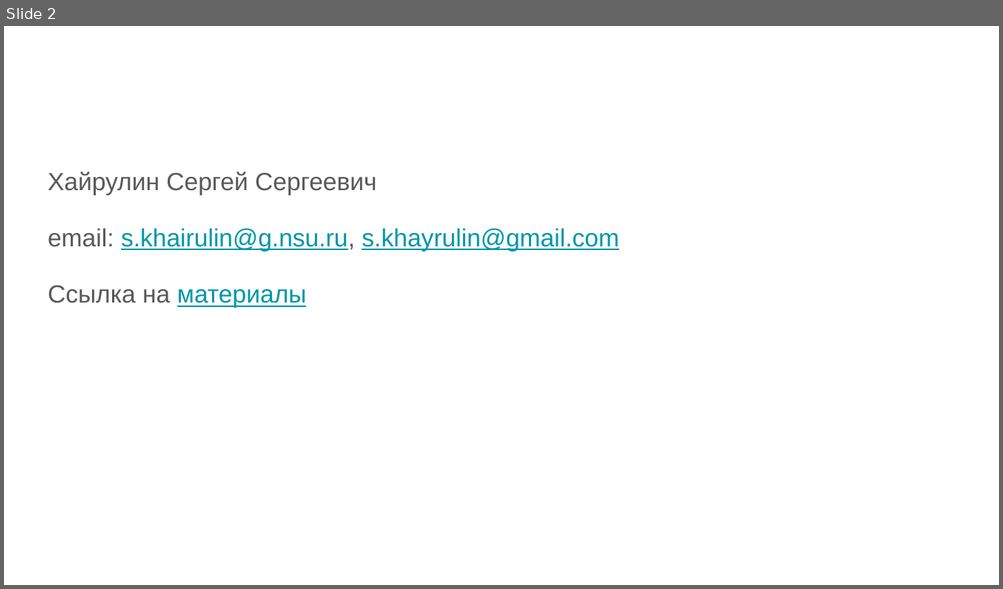
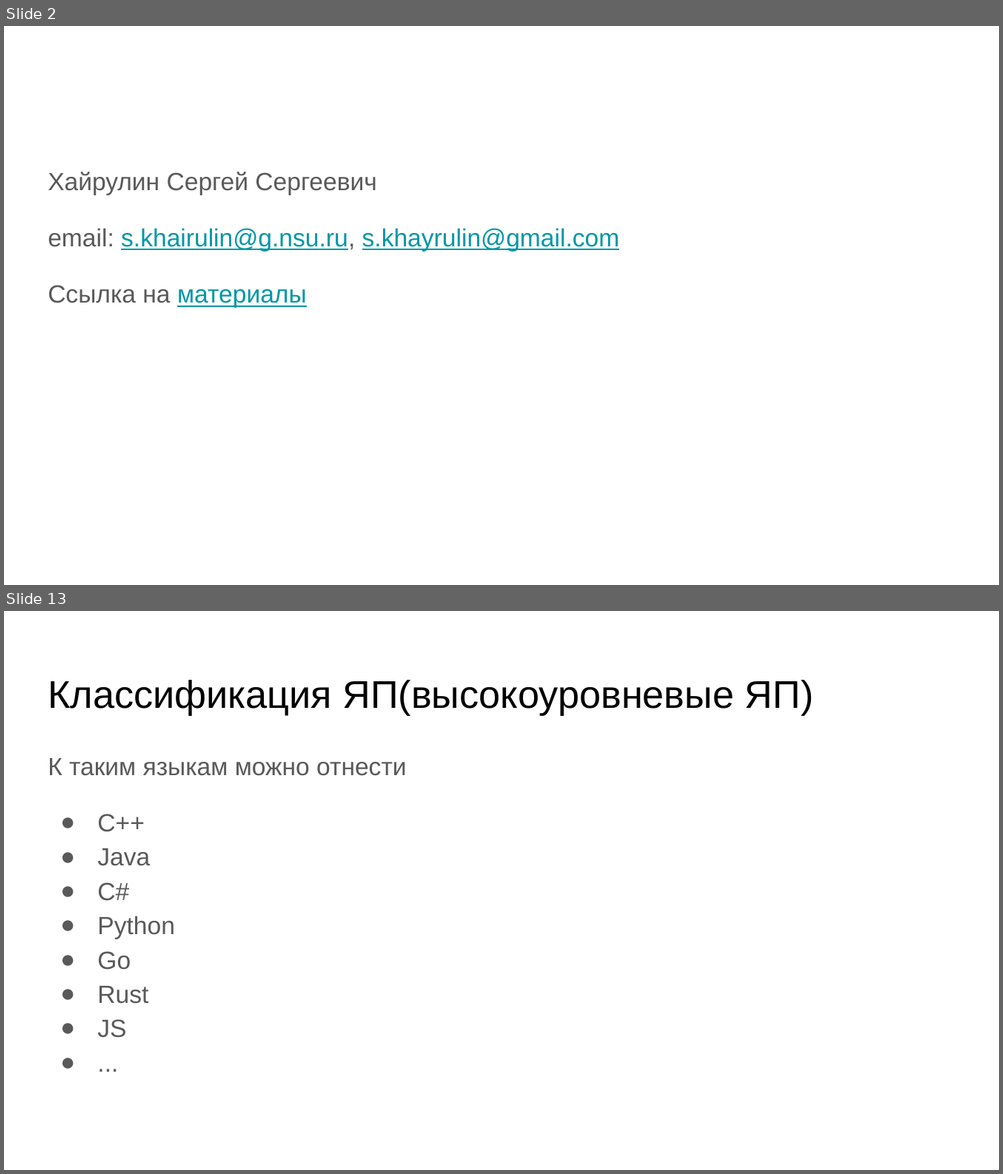
Before and after one commit to skhayrulin/python_course, a slide deck: lecture/Lecture1.pptx. Shown one above the other, each under a label of ours: slide 2 before the commit, slides 2 and 13 after it; the slides between them are not shown. The pictures are 1003x589 and 1003x1174 pixels, drawn with LibreOffice and Linux fonts; fonts in the diff are those of the drawing. Boxes give left, top, right and bottom in pixels: in the first picture for what was removed or moved away, otherwise in the second. Text is boxed around its words. In the diff, an @@ line names an element or a change of style, - is before the commit and + after.

```diff
--- a/lecture/Lecture1.pptx
+++ b/lecture/Lecture1.pptx
@@ slide 13 added at bbox=[4, 611, 999, 1170], background #FFFFFF @@
@@ title added at bbox=[48, 680, 814, 715], 28 pt, text #000000 @@
+Классификация ЯП(высокоуровневые ЯП)
@@ text added at bbox=[48, 758, 406, 1038], 18 pt, text #595959 @@
+К таким языкам можно отнести
+● C++
+● Java
+● C#
+● Python
+● Go
+● Rust
+● JS
+● ...
```
Also in this commit, not shown: 10 slides changed, 21 other slides added, 3 slides removed, 1 other file.
